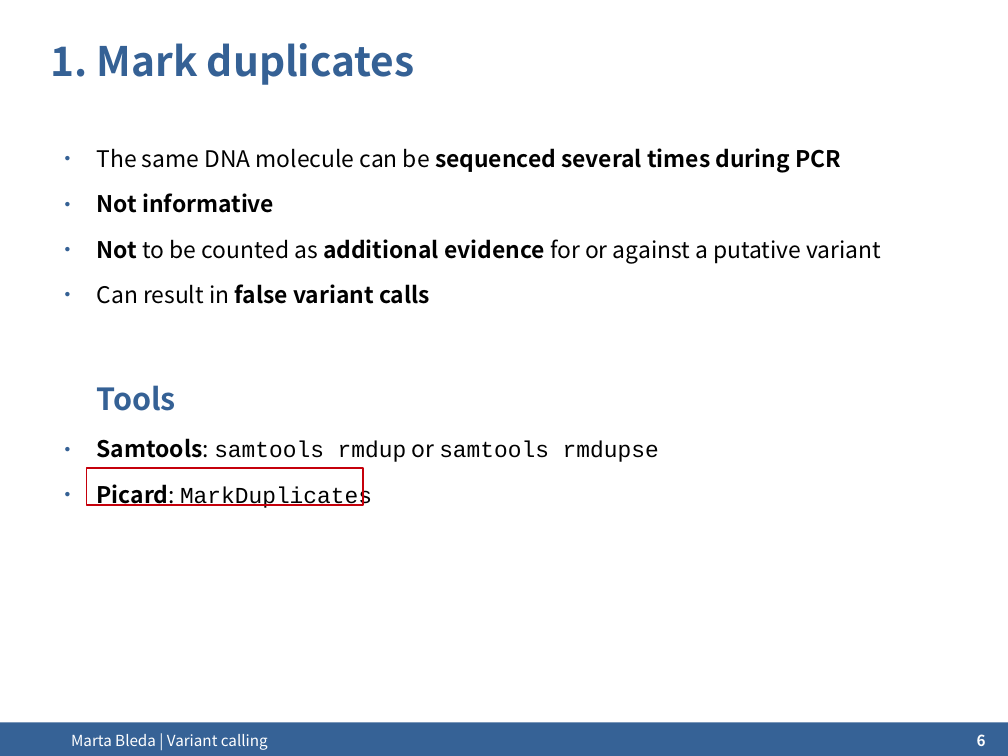
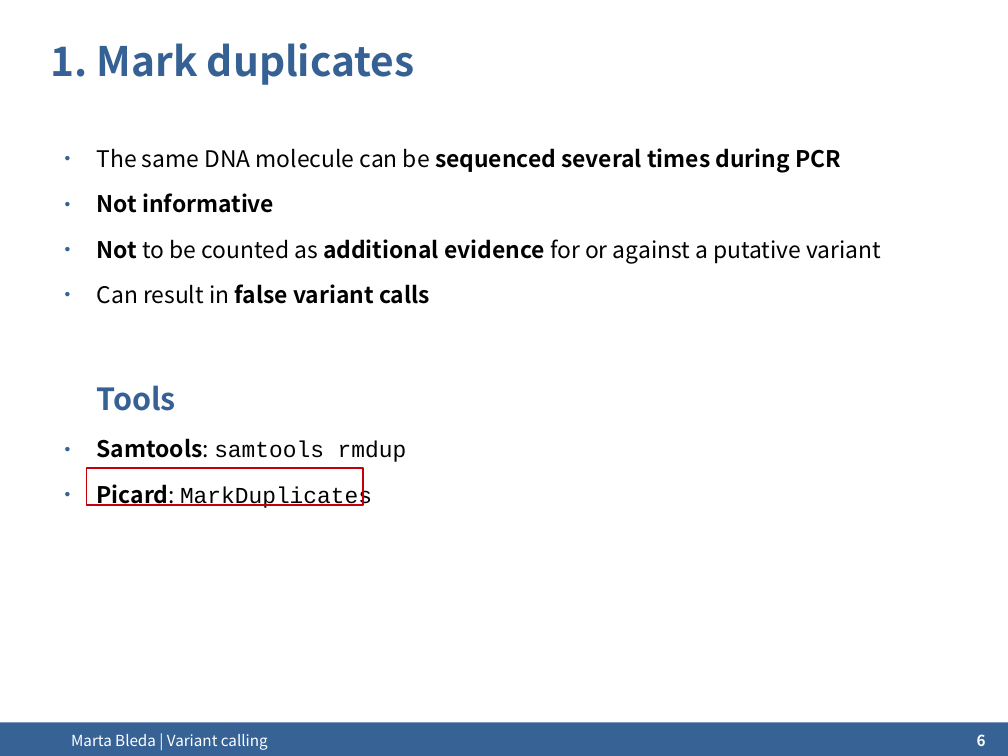
Before and after one commit to ngs-course/ngs-course.github.io, a slide deck: slide 6 of Course_Materials/variant_calling/presentation/2015-Cambridge_variant_calling.odp. Drawn at 1008x756 pixels with LibreOffice and Linux fonts; fonts in the diff are those of the drawing; background and template pictures are left out. Boxes give left, top, right and bottom in pixels: in the first picture for what was removed or moved away, otherwise in the second. Text is boxed around its words. In the diff, an @@ line names an element or a change of style, - is before the commit and + after.

```diff
--- a/Course_Materials/variant_calling/presentation/2015-Cambridge_variant_calling.odp
+++ b/Course_Materials/variant_calling/presentation/2015-Cambridge_variant_calling.odp
@@ text at (97, 438, 407, 462): text changed @@
-● Samtools: samtools rmdup or samtools rmdupse
+● Samtools: samtools rmdup
```
Also in this commit, not shown: 3 other slides changed, 1 other file.
